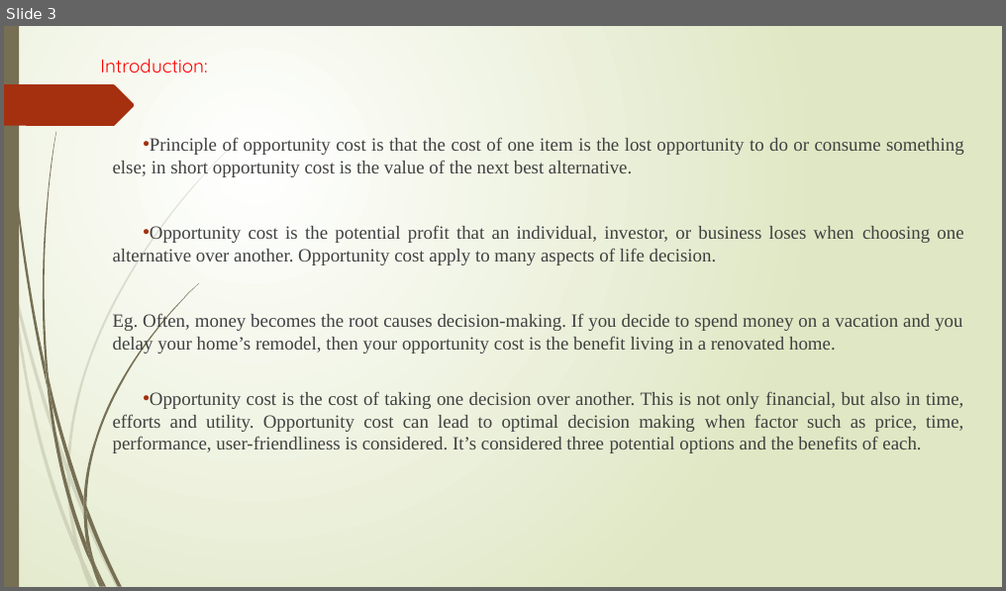
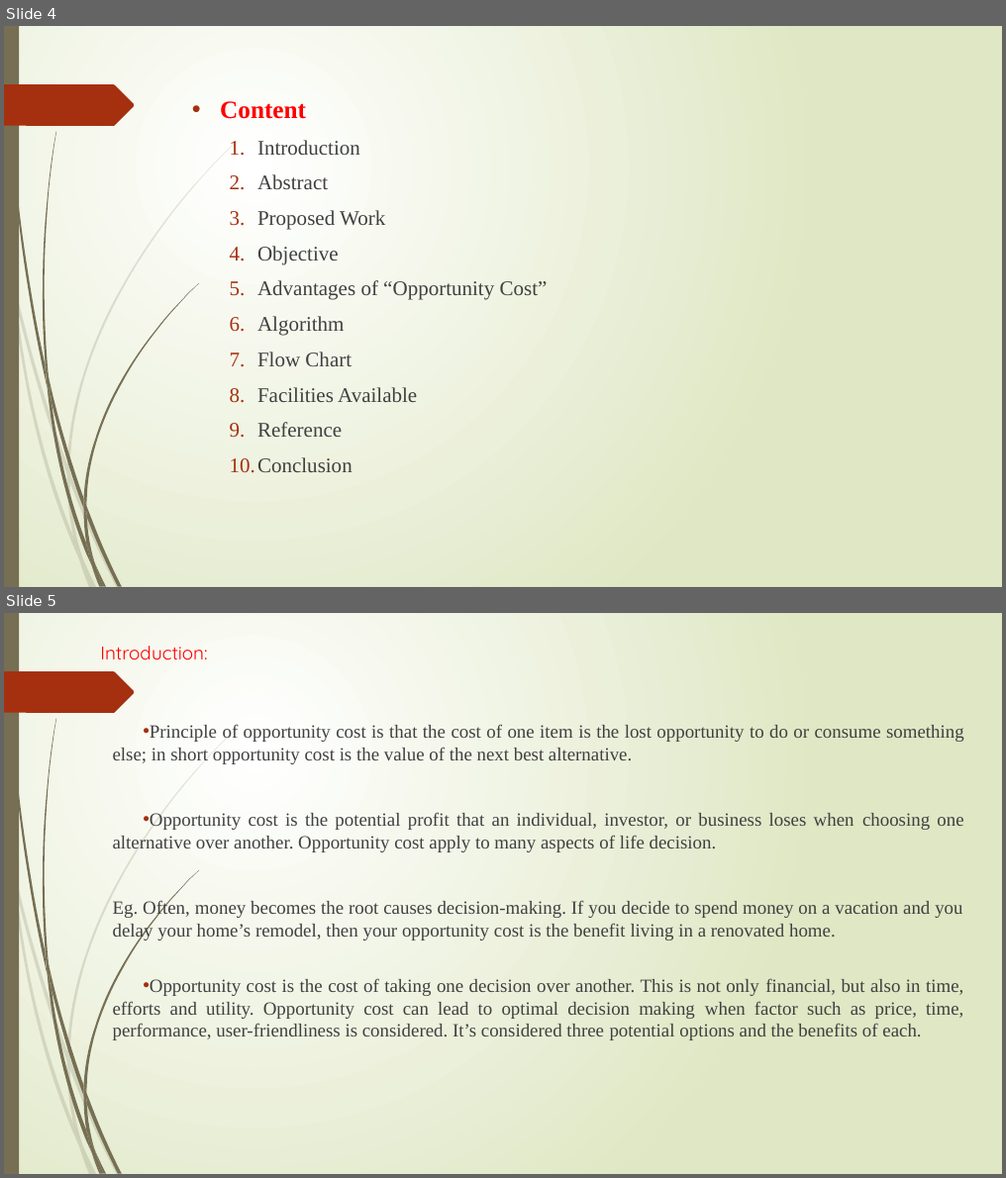
Before and after one commit to shantu03/trial, a slide deck: MINI Project PPT.pptx. Shown one above the other, each under a label of ours: slide 3 before the commit, slides 4 and 5 after it. The pictures are 1006x591 and 1006x1178 pixels, drawn with LibreOffice and Linux fonts; fonts in the diff are those of the drawing. Boxes give left, top, right and bottom in pixels: in the first picture for what was removed or moved away, otherwise in the second. Text is boxed around its words. In the diff, an @@ line names an element or a change of style, - is before the commit and + after.

```diff
--- a/MINI Project PPT.pptx
+++ b/MINI Project PPT.pptx
@@ slide 4 added at [4,26,1002,587], background gradient #FFFFFF to #DFE8C4; not listed: 24 template elements that a slide beside it also shows @@
@@ text added at [220,101,548,472], 20 pt, text #404040 @@
+• Content
+  1. Introduction
+  2. Abstract
+  3. Proposed Work
+  4. Objective
+  5. Advantages of “Opportunity Cost”
+  6. Algorithm
+  7. Flow Chart
+  8. Facilities Available
+  9. Reference
+  10. Conclusion
@@ what was slide 3 is now slide 5 @@
```
Also in this commit, not shown: 2 slides changed, 6 other slides added, 2 slides removed, 3 other files.
